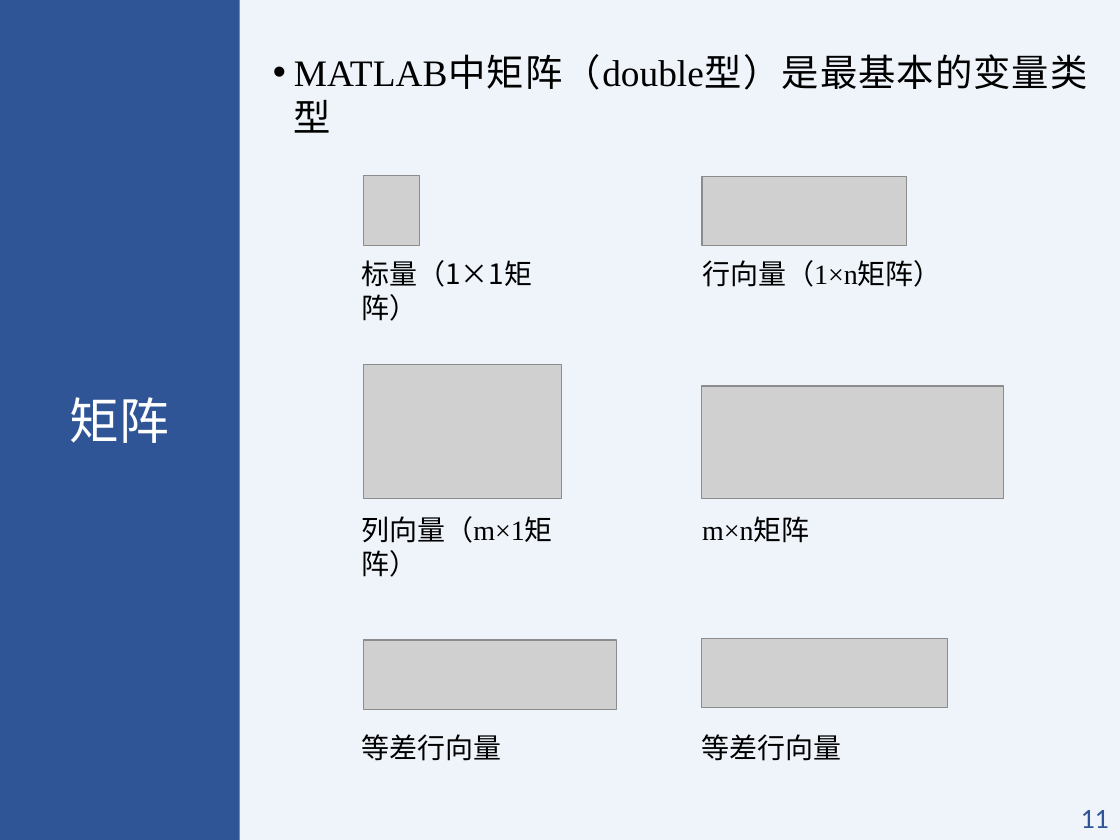
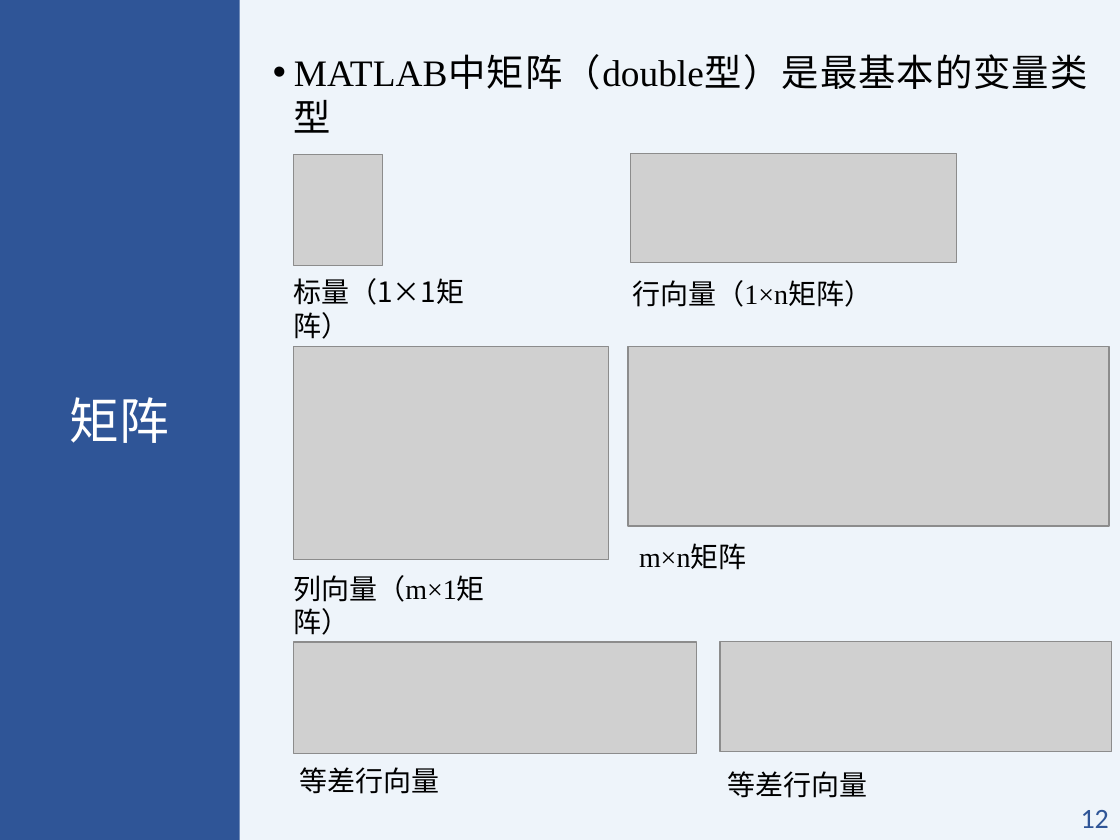
Before and after one commit to BIMK/MATLAB, a slide deck: slide 12 of slides/第1讲.pptx (slide 11 before the commit). Drawn at 1120x840 pixels with LibreOffice and Linux fonts; fonts in the diff are those of the drawing; grey boxes stand for pictures. Boxes give left, top, right and bottom in pixels: in the first picture for what was removed or moved away, otherwise in the second. Text is boxed around its words. In the diff, an @@ line names an element or a change of style, - is before the commit and + after.

```diff
--- a/slides/第1讲.pptx
+++ b/slides/第1讲.pptx
@@ picture: place and size @@
-picture at <box>364,175,420,245</box>
+picture at <box>293,155,383,267</box>
@@ picture: place and size @@
-picture at <box>702,177,907,245</box>
+picture at <box>631,153,956,262</box>
@@ text "标量（1×1矩阵）": place and size @@
-text "标量（1×1矩阵）" at <box>361,260,532,287</box>
+text "标量（1×1矩阵）" at <box>293,278,464,305</box>
@@ text "行向量（1×n矩阵）": place and size @@
-text "行向量（1×n矩阵）" at <box>702,260,942,287</box>
+text "行向量（1×n矩阵）" at <box>632,280,872,307</box>
@@ picture: place and size @@
-picture at <box>364,365,561,498</box>
+picture at <box>293,346,608,559</box>
@@ picture: place and size @@
-picture at <box>702,386,1004,500</box>
+picture at <box>628,346,1110,526</box>
@@ text "m×n矩阵": place and size @@
-text "m×n矩阵" at <box>702,519,810,543</box>
+text "m×n矩阵" at <box>639,546,747,570</box>
@@ text "列向量（m×1矩阵）": place and size @@
-text "列向量（m×1矩阵）" at <box>361,516,553,543</box>
+text "列向量（m×1矩阵）" at <box>293,575,485,602</box>
@@ picture: place and size @@
-picture at <box>364,640,617,710</box>
+picture at <box>293,642,697,754</box>
@@ picture: place and size @@
-picture at <box>702,638,948,708</box>
+picture at <box>720,641,1112,752</box>
@@ text "等差行向量": place and size @@
-text "等差行向量" at <box>361,734,501,761</box>
+text "等差行向量" at <box>300,767,440,794</box>
@@ text "等差行向量": place and size @@
-text "等差行向量" at <box>701,734,841,761</box>
+text "等差行向量" at <box>728,771,868,798</box>
@@ page number at <box>1081,810,1109,828</box>: text changed @@
-11
+12
```
Also in this commit, not shown: 19 other slides changed, 5 slides added, 7 other files.
